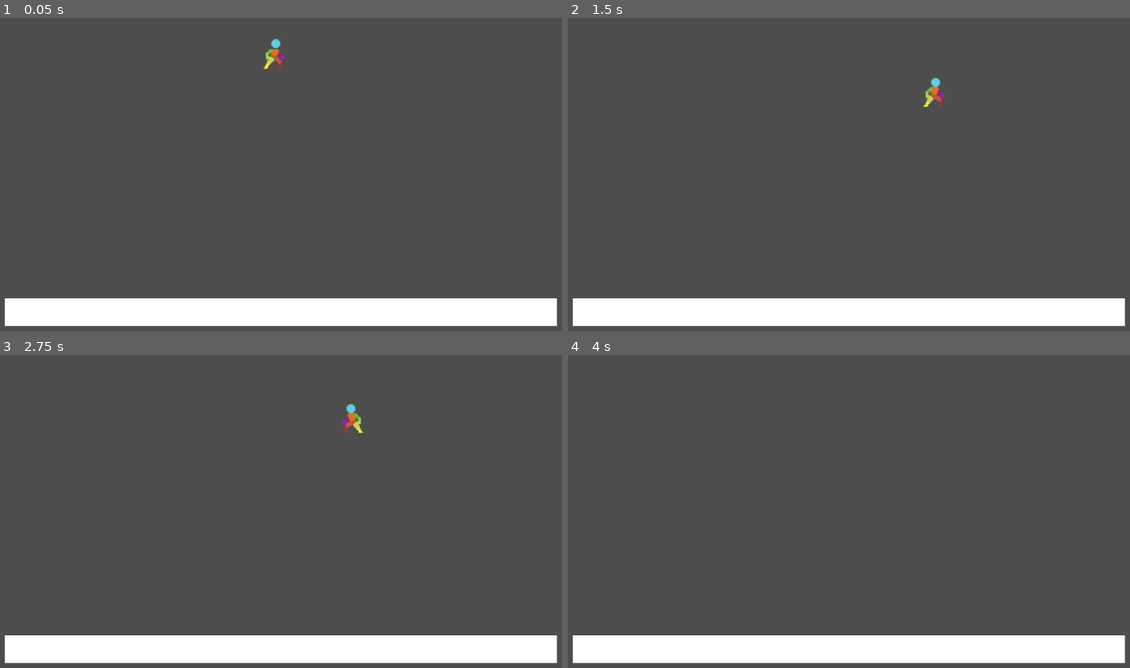
Above: before the commit, frames 1-4 (two rows, left to right).
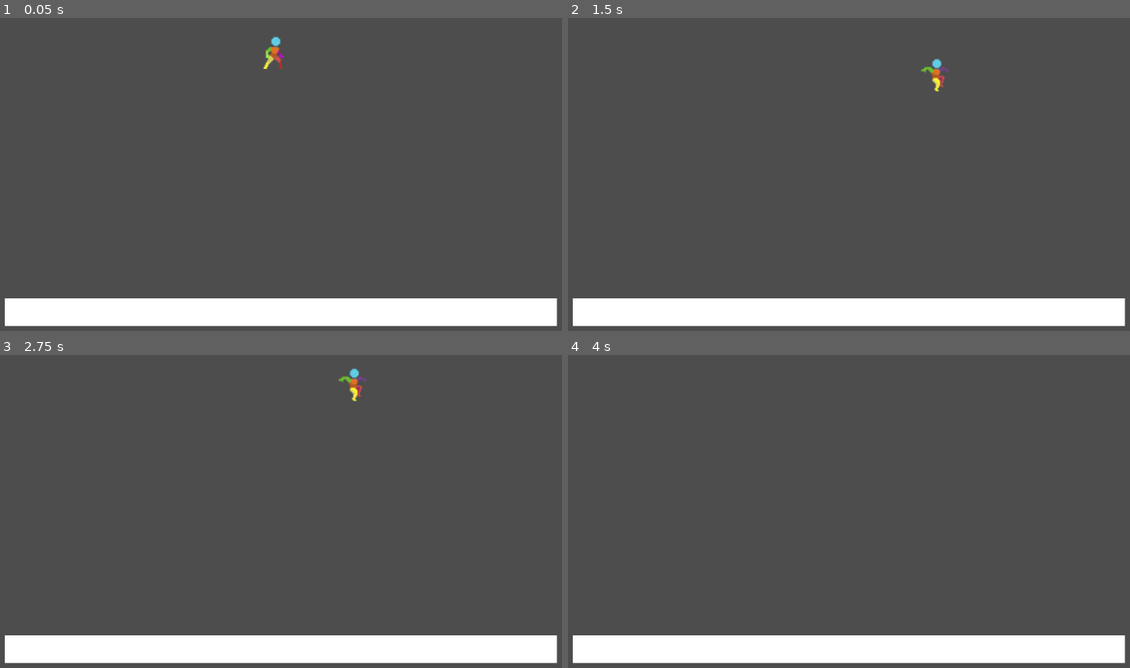
Above: after the commit, the same moments.

Repository: deanblackborough/godot-platformer
Game: Godot game, scene res://scenes/game.tscn
Same seed, same stepped clock (60 frames per second), same inputs: the game is played once before the commit and once after it.
Inputs:
- Up to frame 1 (0.05 s): no input
- Up to frame 2 (1.5 s): hold Right (moveRight) from 0.53 s (still down); tap Space (jump) at 0.6, 0.77, 1.07, 1.35 s
- Up to frame 3 (2.75 s): tap Space (jump) at 1.52, 1.82, 2.1 s; release Right (moveRight) at 2.03 s; hold Left (moveLeft) from 2.03 s (still down)
- Up to frame 4 (4 s): release Left (moveLeft) at 2.78 s; hold Right (moveRight) from 2.78 s (still down); tap Space (jump) at 2.85, 3.02, 3.32, 3.6, 3.77 s

The runs differ from the first frame. In frame 1, 0.1% of the frame differs, in the area x 46-51%, y 5-17%; in frame 2, 0.3%; in frame 3, 0.4%, in the area x 60-66%, y 4-25%; in frame 4, nothing differs.

Commit message:
Playing with animations

Diff:
--- a/scenes/player.tscn
+++ b/scenes/player.tscn
@@ -1,6 +1,8 @@
-[gd_scene load_steps=14 format=3 uid="uid://8kakpu88i1mo"]
+[gd_scene load_steps=30 format=3 uid="uid://8kakpu88i1mo"]
 
 [ext_resource type="Texture2D" uid="uid://dpi5l1l670ldw" path="res://sprites/player/player_idle.png" id="1_g2els"]
+[ext_resource type="Texture2D" uid="uid://c2rx815h142c" path="res://sprites/player/player_run.png" id="2_g2els"]
+[ext_resource type="Texture2D" uid="uid://bn6a5c8get4ag" path="res://sprites/player/player_jump.png" id="2_qhqgy"]
 
 [sub_resource type="AtlasTexture" id="AtlasTexture_qhqgy"]
 atlas = ExtResource("1_g2els")
@@ -41,6 +43,62 @@
 [sub_resource type="AtlasTexture" id="AtlasTexture_3v2ag"]
 atlas = ExtResource("1_g2els")
 region = Rect2(444, 8, 24, 32)
+
+[sub_resource type="AtlasTexture" id="AtlasTexture_i4ail"]
+atlas = ExtResource("2_qhqgy")
+region = Rect2(7, 8, 26, 36)
+
+[sub_resource type="AtlasTexture" id="AtlasTexture_a38lo"]
+atlas = ExtResource("2_qhqgy")
+region = Rect2(55, 8, 26, 36)
+
+[sub_resource type="AtlasTexture" id="AtlasTexture_4ni07"]
+atlas = ExtResource("2_qhqgy")
+region = Rect2(103, 8, 26, 36)
+
+[sub_resource type="AtlasTexture" id="AtlasTexture_l71n6"]
+atlas = ExtResource("2_qhqgy")
+region = Rect2(151, 8, 26, 36)
+
+[sub_resource type="AtlasTexture" id="AtlasTexture_ke2ow"]
+atlas = ExtResource("2_qhqgy")
+region = Rect2(199, 8, 26, 36)
+
+[sub_resource type="AtlasTexture" id="AtlasTexture_ujl30"]
+atlas = ExtResource("2_qhqgy")
+region = Rect2(247, 8, 26, 36)
+
+[sub_resource type="AtlasTexture" id="AtlasTexture_jej6c"]
+atlas = ExtResource("2_g2els")
+region = Rect2(10, 8, 26, 32)
+
+[sub_resource type="AtlasTexture" id="AtlasTexture_f1ej7"]
+atlas = ExtResource("2_g2els")
+region = Rect2(58, 8, 26, 32)
+
+[sub_resource type="AtlasTexture" id="AtlasTexture_oprun"]
+atlas = ExtResource("2_g2els")
+region = Rect2(106, 8, 26, 32)
+
+[sub_resource type="AtlasTexture" id="AtlasTexture_a8ls1"]
+atlas = ExtResource("2_g2els")
+region = Rect2(154, 8, 26, 32)
+
+[sub_resource type="AtlasTexture" id="AtlasTexture_qfm1y"]
+atlas = ExtResource("2_g2els")
+region = Rect2(202, 8, 26, 32)
+
+[sub_resource type="AtlasTexture" id="AtlasTexture_fulsm"]
+atlas = ExtResource("2_g2els")
+region = Rect2(250, 8, 26, 32)
+
+[sub_resource type="AtlasTexture" id="AtlasTexture_4r5pv"]
+atlas = ExtResource("2_g2els")
+region = Rect2(298, 8, 26, 32)
+
+[sub_resource type="AtlasTexture" id="AtlasTexture_60mlk"]
+atlas = ExtResource("2_g2els")
+region = Rect2(346, 8, 26, 32)
 
 [sub_resource type="SpriteFrames" id="SpriteFrames_jej6c"]
 animations = [{
@@ -78,6 +136,58 @@
 "loop": true,
 "name": &"idle",
 "speed": 8.0
+}, {
+"frames": [{
+"duration": 1.0,
+"texture": SubResource("AtlasTexture_i4ail")
+}, {
+"duration": 1.0,
+"texture": SubResource("AtlasTexture_a38lo")
+}, {
+"duration": 1.0,
+"texture": SubResource("AtlasTexture_4ni07")
+}, {
+"duration": 1.0,
+"texture": SubResource("AtlasTexture_l71n6")
+}, {
+"duration": 1.0,
+"texture": SubResource("AtlasTexture_ke2ow")
+}, {
+"duration": 1.0,
+"texture": SubResource("AtlasTexture_ujl30")
+}],
+"loop": true,
+"name": &"jump",
+"speed": 5.0
+}, {
+"frames": [{
+"duration": 1.0,
+"texture": SubResource("AtlasTexture_jej6c")
+}, {
+"duration": 1.0,
+"texture": SubResource("AtlasTexture_f1ej7")
+}, {
+"duration": 1.0,
+"texture": SubResource("AtlasTexture_oprun")
+}, {
+"duration": 1.0,
+"texture": SubResource("AtlasTexture_a8ls1")
+}, {
+"duration": 1.0,
+"texture": SubResource("AtlasTexture_qfm1y")
+}, {
+"duration": 1.0,
+"texture": SubResource("AtlasTexture_fulsm")
+}, {
+"duration": 1.0,
+"texture": SubResource("AtlasTexture_4r5pv")
+}, {
+"duration": 1.0,
+"texture": SubResource("AtlasTexture_60mlk")
+}],
+"loop": true,
+"name": &"run",
+"speed": 8.0
 }]
 
 [sub_resource type="RectangleShape2D" id="RectangleShape2D_g2els"]
@@ -88,9 +198,8 @@
 [node name="AnimatedSprite2D" type="AnimatedSprite2D" parent="."]
 position = Vector2(0, -16)
 sprite_frames = SubResource("SpriteFrames_jej6c")
-animation = &"idle"
+animation = &"jump"
 autoplay = "idle"
-frame_progress = 0.798068
 
 [node name="CollisionShape2D" type="CollisionShape2D" parent="."]
 position = Vector2(0, -13)
--- a/scripts/player.gd
+++ b/scripts/player.gd
@@ -1,7 +1,7 @@
 extends CharacterBody2D
 
 @export var player_speed: float = 175.0;
-@export var player_jump_force: float = -350;
+@export var player_jump_force: float = -375;
 @export var gravity: float = 25;
 @export var terminal_velocity: float = 500;
 
@@ -18,15 +18,34 @@
 
 	var player_direction = Input.get_axis("moveLeft", "moveRight");
 
-	draw_sprite(player_direction, player_speed);
+	velocity.x = player_speed * player_direction;
 
-	velocity.x = player_speed * player_direction;
+	draw_player_sprite(
+		player_direction,
+		player_speed,
+		velocity.y,
+		is_on_floor()
+	);
+
 	move_and_slide();
 
 	print(player_direction);
 	print(player_speed);
 	print(velocity);
 
-func draw_sprite(player_direction: float, player_speed: float):
-	if player_direction != 0:
-		$AnimatedSprite2D.scale.x = player_direction;
+func draw_player_sprite(
+	player_direction: float,
+	player_speed: float,
+	player_velocity_y: float,
+	player_on_floor: bool
+):
+	if not player_on_floor:
+		if player_velocity_y < 0:
+			$AnimatedSprite2D.animation = "jump"
+			## Add fall animation
+	else:
+		if player_direction != 0:
+			$AnimatedSprite2D.scale.x = player_direction
+			$AnimatedSprite2D.animation = "run"
+		else:
+			$AnimatedSprite2D.animation = "idle"
Binary file added: sprites/player/player_jump.png
Not shown, added: sprites/player/player_jump.png.import
Binary file added: sprites/player/player_run.png
Not shown, added: sprites/player/player_run.png.import
